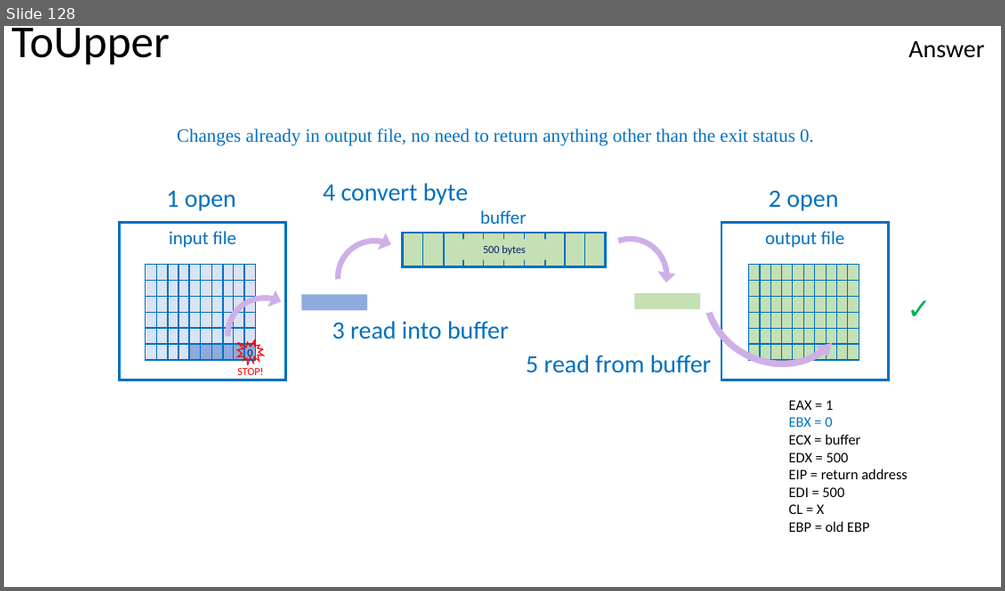
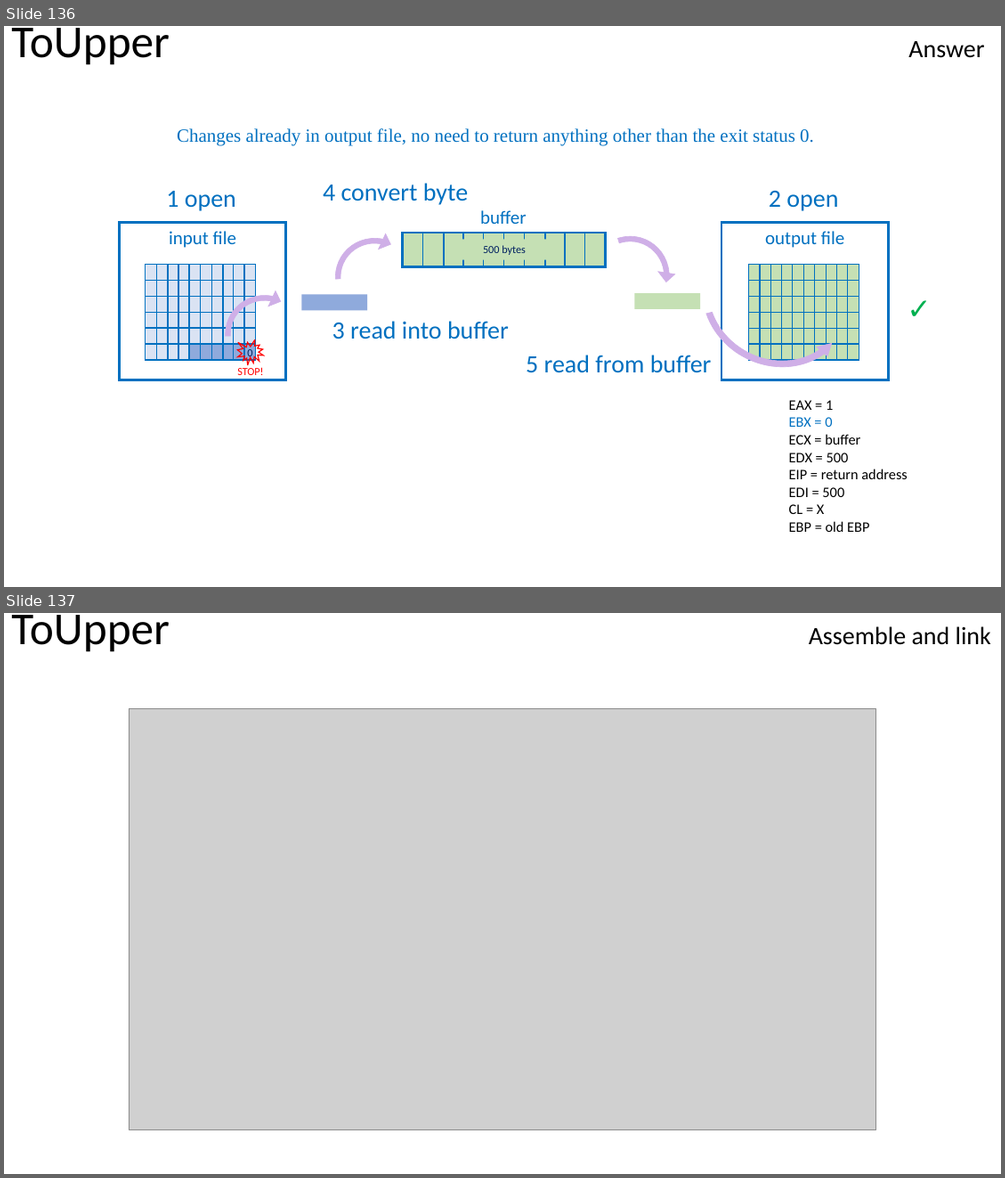
Before and after one commit to Jsalaz1989/x86-Assembly-ATT, a slide deck: toUpper/5.0 ToUpper.pptx. Shown one above the other, each under a label of ours: slide 128 before the commit, slides 136 and 137 after it. The pictures are 1005x591 and 1005x1178 pixels, drawn with LibreOffice and Linux fonts; fonts in the diff are those of the drawing; grey boxes stand for pictures. Boxes give left, top, right and bottom in pixels: in the first picture for what was removed or moved away, otherwise in the second. Text is boxed around its words. In the diff, an @@ line names an element or a change of style, - is before the commit and + after.

```diff
--- a/toUpper/5.0 ToUpper.pptx
+++ b/toUpper/5.0 ToUpper.pptx
@@ slide 137 added at box(4, 613, 1001, 1174), background #FFFFFF @@
@@ text added at box(11, 615, 991, 652), 24 pt, text #000000 @@
+ToUpper Assemble and link
@@ picture added at box(129, 709, 877, 1129) @@
@@ what was slide 128 is now slide 136 @@
```
Also in this commit, not shown: 126 slides changed, 12 other slides added.
